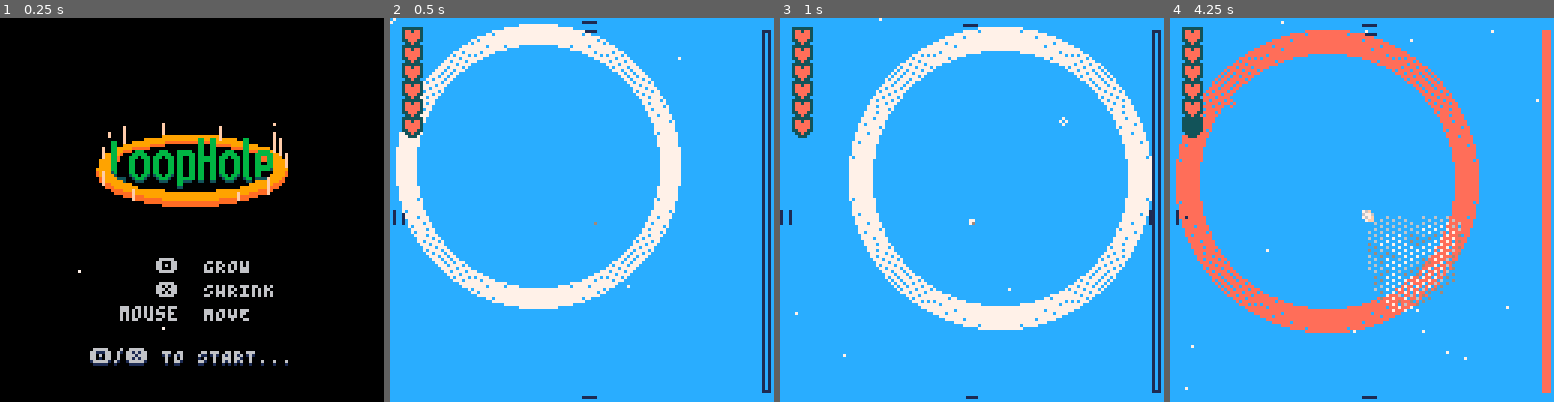
Above: before the commit, frames 1-4 (left to right).
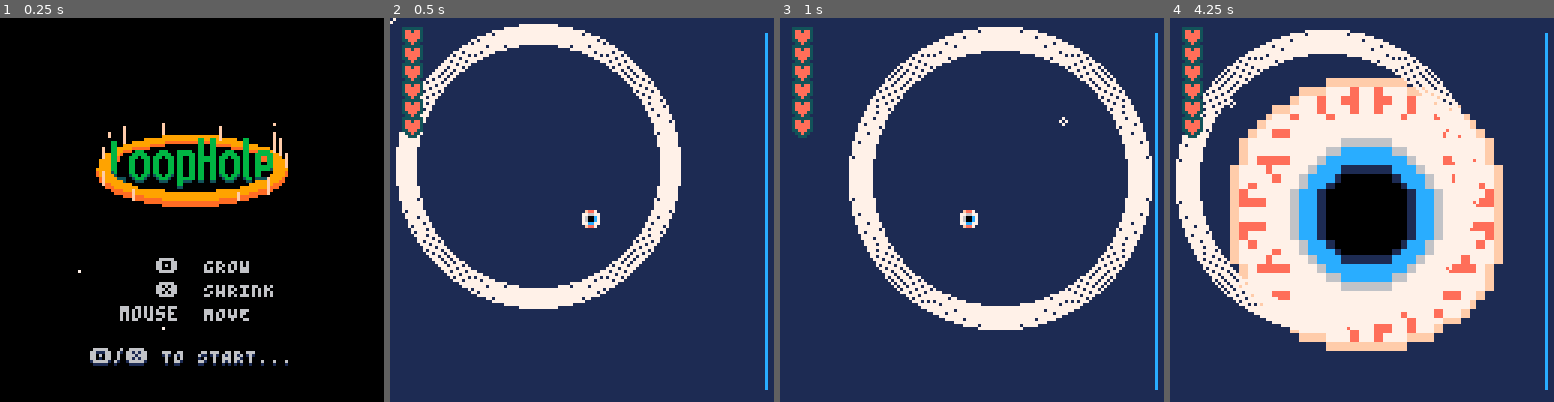
Above: after the commit, the same moments.

Repository: Alfie-Edwards/LoopHole
Game: PICO-8 cartridge loop.p8
The game is run twice, just before and just after one commit, with the same random seed, the same clock (stepped at 60 frames per second) and the same inputs.
Inputs (mouse positions are in pixels of both pictures, inside the frame that each line leads up to):
- Up to frame 1 (0.25 s): no input
- Up to frame 2 (0.5 s): tap X (X key) at 0.33 s
- Up to frame 3 (1 s): click (1060, 121) at 0.67 s; tap O (Z key) at 0.7 s
- Up to frame 4 (4.25 s): tap X (X key) at 1.07, 1.85, 2.97, 4.08 s; click (1216, 267) at 1.22 s; tap O (Z key) every 0.4 s from 1.7 to 4.1 s; click (1277, 114) at 1.77 s; click (1342, 259) at 2.32 s; click (1404, 106) at 2.87 s; click (1465, 256) at 3.42 s; click (1231, 102) at 3.97 s

Frame 1 is identical in both runs. In frame 2, 86% of the frame differs, in the area x 0-100%, y 0-100%; in frame 3, 83%; in frame 4, 94%.

Commit message:
start at 1

Diff:
--- a/loop.p8
+++ b/loop.p8
@@ -129,7 +129,7 @@
 
 	curios = {}
 
-	timeline_idx = 19
+	timeline_idx = 1
 	t_started_scene = t()
 
 	t_last_damage = 0
